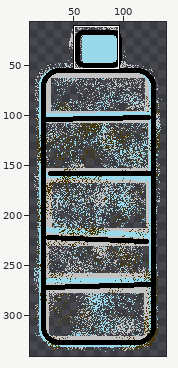
Sprite sheet: Trash Collection/images/bottle.png. Above: a wide view before the commit, with the close-up outlined.
Close-up. Earlier state:
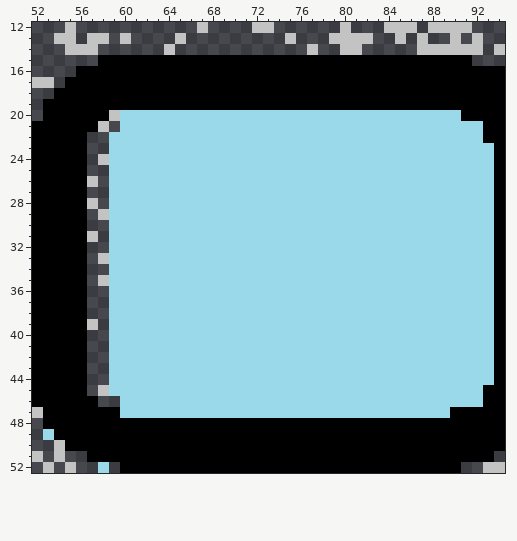
The file is 1728x1080 pixels. Shown: x 52..94, y 12..52. The old version is drawn lined up with the new one, on the new canvas. The wide view leaves out empty margins.
The same view after the edit:
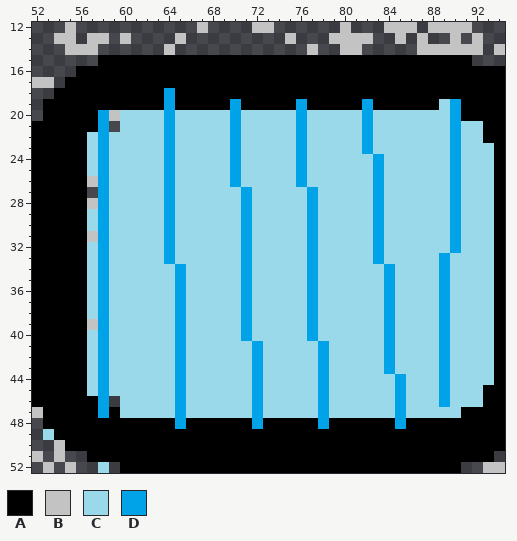
Palette (. is transparent): A #000000  B #c3c3c3  C #99d9ea  D #00a2e8
Edits made:
canvas 1728x1080 -> 152x347, the old top-left corner now at -660,-327 (the part of the old canvas that was cut away was empty and is not shown)
@@ x 52..94 @@
 17 BB.AAAAAAAAAAAAAAAAAAAAAAAAAAAAAAAAAAAAAAAA
-18 ..AAAAAAAAAAAAAAAAAAAAAAAAAAAAAAAAAAAAAAAAA
-19 .AAAAAAAAAAAAAAAAAAAAAAAAAAAAAAAAAAAAAAAAAA
-20 .AAAAAABCCCCCCCCCCCCCCCCCCCCCCCCCCCCCCCAAAA
-21 AAAAAAB.CCCCCCCCCCCCCCCCCCCCCCCCCCCCCCCCCAA
-22 AAAAA..CCCCCCCCCCCCCCCCCCCCCCCCCCCCCCCCCCAA
-23 AAAAA..CCCCCCCCCCCCCCCCCCCCCCCCCCCCCCCCCCCA
-24 AAAAA.BCCCCCCCCCCCCCCCCCCCCCCCCCCCCCCCCCCCA
-25 AAAAA..CCCCCCCCCCCCCCCCCCCCCCCCCCCCCCCCCCCA
-26 AAAAAB.CCCCCCCCCCCCCCCCCCCCCCCCCCCCCCCCCCCA
-27 AAAAA..CCCCCCCCCCCCCCCCCCCCCCCCCCCCCCCCCCCA
-28 AAAAAB.CCCCCCCCCCCCCCCCCCCCCCCCCCCCCCCCCCCA
-29 AAAAA.BCCCCCCCCCCCCCCCCCCCCCCCCCCCCCCCCCCCA
-30 AAAAA..CCCCCCCCCCCCCCCCCCCCCCCCCCCCCCCCCCCA
-31 AAAAAB.CCCCCCCCCCCCCCCCCCCCCCCCCCCCCCCCCCCA
-32 AAAAA..CCCCCCCCCCCCCCCCCCCCCCCCCCCCCCCCCCCA
-33 AAAAA.BCCCCCCCCCCCCCCCCCCCCCCCCCCCCCCCCCCCA
-34 AAAAA..CCCCCCCCCCCCCCCCCCCCCCCCCCCCCCCCCCCA
-35 AAAAA.BCCCCCCCCCCCCCCCCCCCCCCCCCCCCCCCCCCCA
-36 AAAAA..CCCCCCCCCCCCCCCCCCCCCCCCCCCCCCCCCCCA
-37 AAAAA..CCCCCCCCCCCCCCCCCCCCCCCCCCCCCCCCCCCA
-38 AAAAA..CCCCCCCCCCCCCCCCCCCCCCCCCCCCCCCCCCCA
-39 AAAAAB.CCCCCCCCCCCCCCCCCCCCCCCCCCCCCCCCCCCA
-40 AAAAA..CCCCCCCCCCCCCCCCCCCCCCCCCCCCCCCCCCCA
-41 AAAAA..CCCCCCCCCCCCCCCCCCCCCCCCCCCCCCCCCCCA
-42 AAAAA..CCCCCCCCCCCCCCCCCCCCCCCCCCCCCCCCCCCA
-43 AAAAA..CCCCCCCCCCCCCCCCCCCCCCCCCCCCCCCCCCCA
-44 AAAAA..CCCCCCCCCCCCCCCCCCCCCCCCCCCCCCCCCCCA
-45 AAAAA.BCCCCCCCCCCCCCCCCCCCCCCCCCCCCCCCCCCAA
-46 AAAAAA..CCCCCCCCCCCCCCCCCCCCCCCCCCCCCCCCCAA
-47 BAAAAAAACCCCCCCCCCCCCCCCCCCCCCCCCCCCCCAAAAA
-48 .AAAAAAAAAAAAAAAAAAAAAAAAAAAAAAAAAAAAAAAAAA
+18 ..AAAAAAAAAADAAAAAAAAAAAAAAAAAAAAAAAAAAAAAA
+19 .AAAAAAAAAAADAAAAADAAAAADAAAAADAAAAAACDAAAA
+20 .AAAAADBCCCCDCCCCCDCCCCCDCCCCCDCCCCCCCDAAAA
+21 AAAAAAD.CCCCDCCCCCDCCCCCDCCCCCDCCCCCCCDCCAA
+22 AAAAACDCCCCCDCCCCCDCCCCCDCCCCCDCCCCCCCDCCAA
+23 AAAAACDCCCCCDCCCCCDCCCCCDCCCCCDCCCCCCCDCCCA
+24 AAAAACDCCCCCDCCCCCDCCCCCDCCCCCCDCCCCCCDCCCA
+25 AAAAACDCCCCCDCCCCCDCCCCCDCCCCCCDCCCCCCDCCCA
+26 AAAAABDCCCCCDCCCCCDCCCCCDCCCCCCDCCCCCCDCCCA
+27 AAAAA.DCCCCCDCCCCCCDCCCCCDCCCCCDCCCCCCDCCCA
+28 AAAAABDCCCCCDCCCCCCDCCCCCDCCCCCDCCCCCCDCCCA
+29 AAAAACDCCCCCDCCCCCCDCCCCCDCCCCCDCCCCCCDCCCA
+30 AAAAACDCCCCCDCCCCCCDCCCCCDCCCCCDCCCCCCDCCCA
+31 AAAAABDCCCCCDCCCCCCDCCCCCDCCCCCDCCCCCCDCCCA
+32 AAAAACDCCCCCDCCCCCCDCCCCCDCCCCCDCCCCCCDCCCA
+33 AAAAACDCCCCCDCCCCCCDCCCCCDCCCCCDCCCCCDCCCCA
+34 AAAAACDCCCCCCDCCCCCDCCCCCDCCCCCCDCCCCDCCCCA
+35 AAAAACDCCCCCCDCCCCCDCCCCCDCCCCCCDCCCCDCCCCA
+36 AAAAACDCCCCCCDCCCCCDCCCCCDCCCCCCDCCCCDCCCCA
+37 AAAAACDCCCCCCDCCCCCDCCCCCDCCCCCCDCCCCDCCCCA
+38 AAAAACDCCCCCCDCCCCCDCCCCCDCCCCCCDCCCCDCCCCA
+39 AAAAABDCCCCCCDCCCCCDCCCCCDCCCCCCDCCCCDCCCCA
+40 AAAAACDCCCCCCDCCCCCDCCCCCDCCCCCCDCCCCDCCCCA
+41 AAAAACDCCCCCCDCCCCCCDCCCCCDCCCCCDCCCCDCCCCA
+42 AAAAACDCCCCCCDCCCCCCDCCCCCDCCCCCDCCCCDCCCCA
+43 AAAAACDCCCCCCDCCCCCCDCCCCCDCCCCCDCCCCDCCCCA
+44 AAAAACDCCCCCCDCCCCCCDCCCCCDCCCCCCDCCCDCCCCA
+45 AAAAACDCCCCCCDCCCCCCDCCCCCDCCCCCCDCCCDCCCAA
+46 AAAAAAD.CCCCCDCCCCCCDCCCCCDCCCCCCDCCCDCCCAA
+47 BAAAAADACCCCCDCCCCCCDCCCCCDCCCCCCDCCCCCAAAA
+48 .AAAAAAAAAAAADAAAAAADAAAAADAAAAAADAAAAAAAAA
 49 .CAAAAAAAAAAAAAAAAAAAAAAAAAAAAAAAAAAAAAAAAA
Where, in picture pixels (left, top, right, bottom), the same in both close-ups:
changed: (164, 88, 186, 429)
changed: (230, 99, 263, 429)
changed: (296, 99, 329, 429)
changed: (362, 99, 461, 429)
changed: (87, 110, 109, 418)
